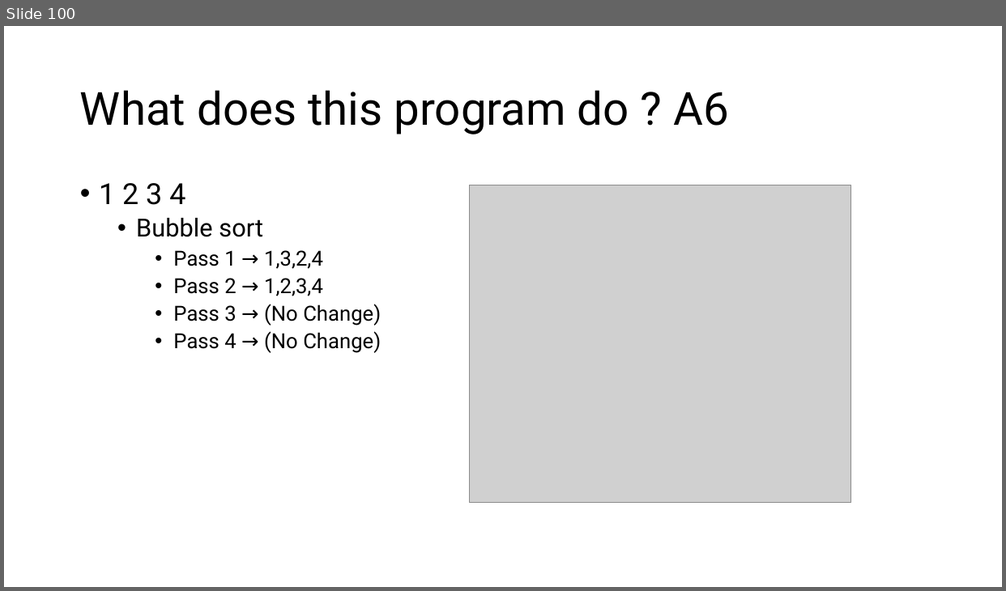
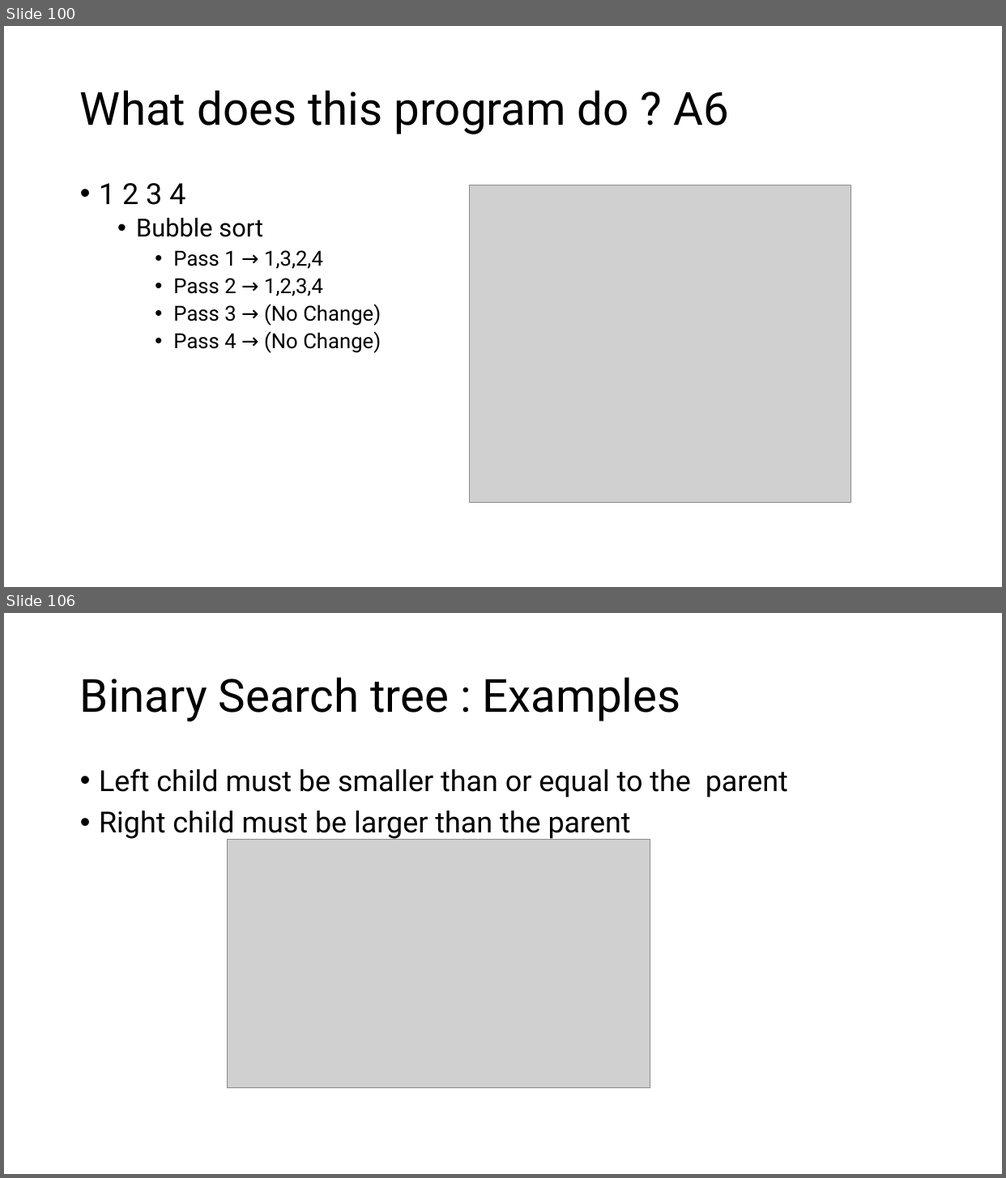
Before and after one commit to MoklaEducation/ems_winter_2025_acsl101, a slide deck: all/ExploringCSConceptsViaACSLCompetitions_all.pptx. Shown one above the other, each under a label of ours: slide 100 before the commit, slides 100 and 106 after it; the slides between them are not shown. The pictures are 1006x591 and 1006x1178 pixels, drawn with LibreOffice and Linux fonts; fonts in the diff are those of the drawing; grey boxes stand for pictures. Boxes give left, top, right and bottom in pixels: in the first picture for what was removed or moved away, otherwise in the second. Text is boxed around its words. In the diff, an @@ line names an element or a change of style, - is before the commit and + after.

```diff
--- a/all/ExploringCSConceptsViaACSLCompetitions_all.pptx
+++ b/all/ExploringCSConceptsViaACSLCompetitions_all.pptx
@@ slide 106 added at [4, 613, 1002, 1174], background #FFFFFF @@
@@ title added at [80, 677, 681, 722], 44 pt, text #000000 @@
+Binary Search tree : Examples
@@ text added at [99, 769, 788, 840], 28 pt, text #000000 @@
+• Left child must be smaller than or equal to the parent
+• Right child must be larger than the parent
@@ picture added at [228, 840, 651, 1089] @@
```
Also in this commit, not shown: 7 other slides added, 1 other file.
